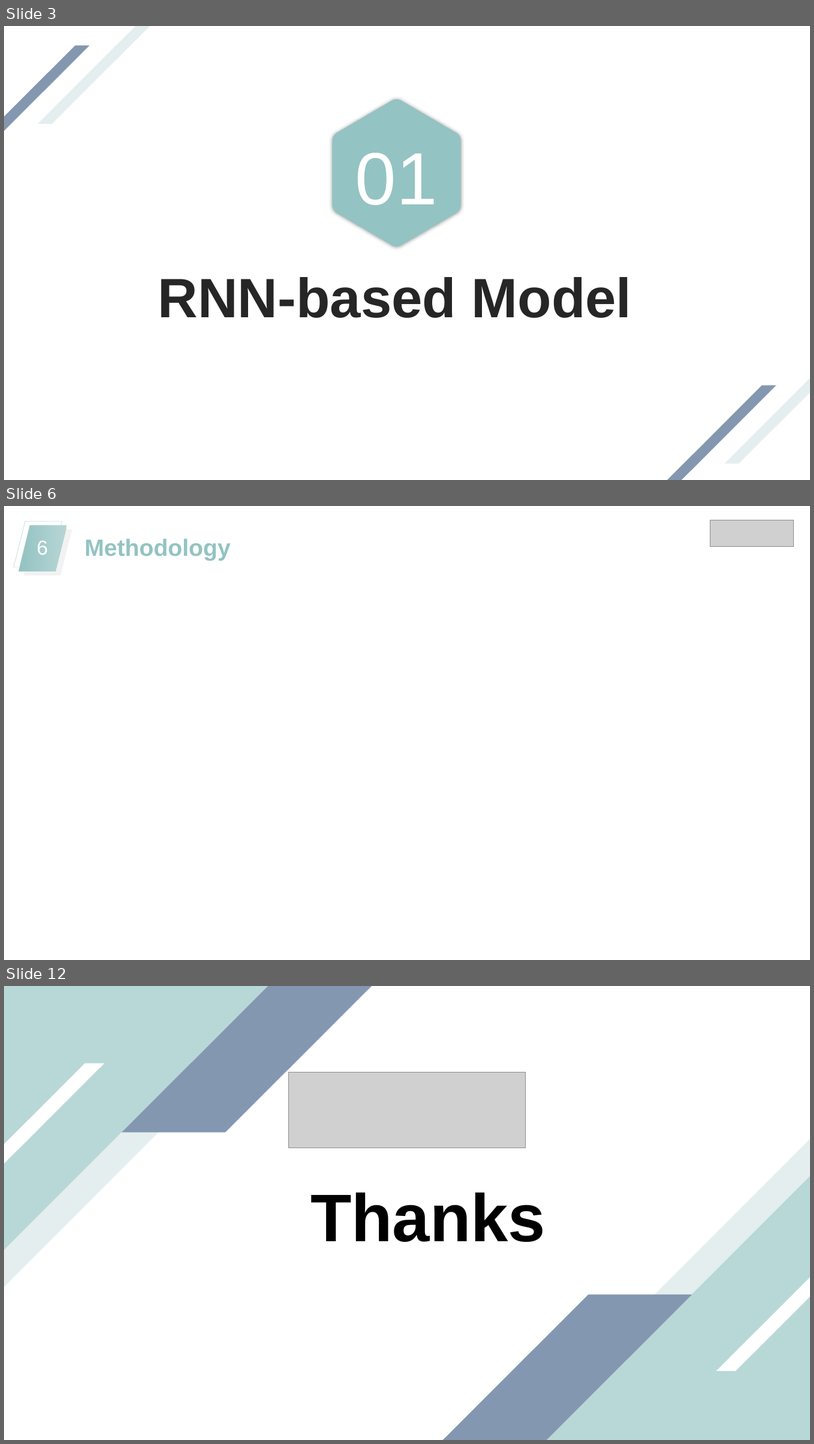
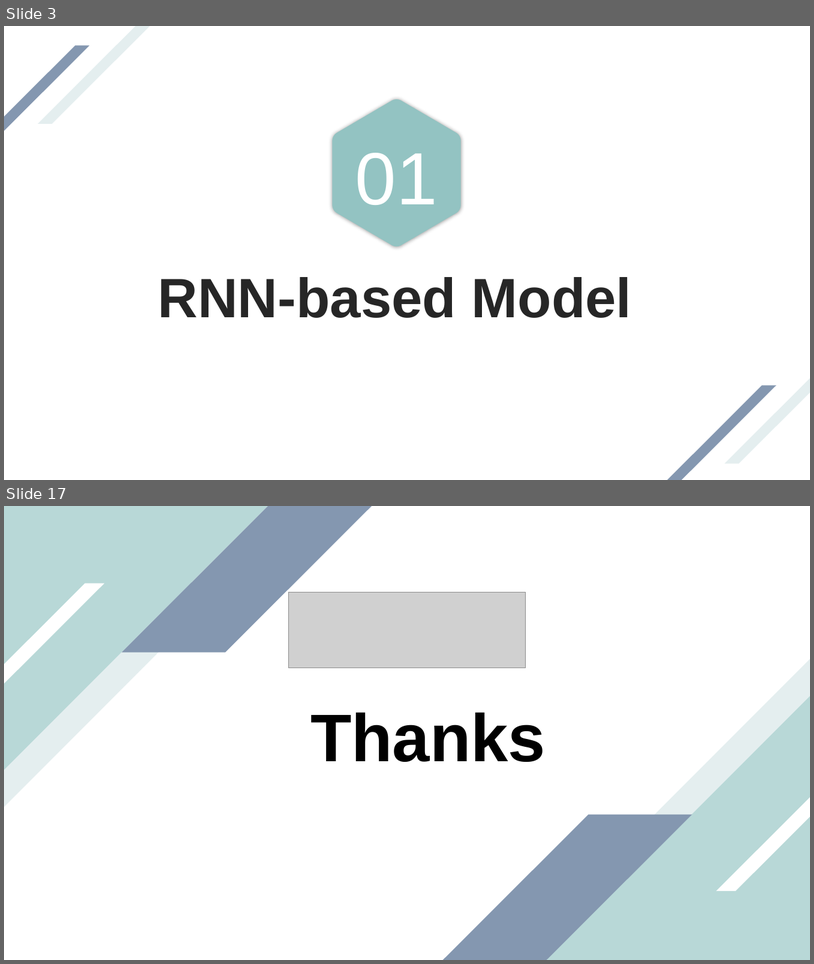
Before and after one commit to Rcrossmeister/CI, a slide deck: Pre/CI-Presentation-hongzijin.pptx. Shown one above the other, each under a label of ours: slides 3, 6 and 12 before the commit, slides 3 and 17 after it; the slides between them are not shown. The pictures are 814x1444 and 814x964 pixels, drawn with LibreOffice and Linux fonts; fonts in the diff are those of the drawing; grey boxes stand for pictures. Boxes give left, top, right and bottom in pixels: in the first picture for what was removed or moved away, otherwise in the second. Text is boxed around its words. In the diff, an @@ line names an element or a change of style, - is before the commit and + after.

```diff
--- a/Pre/CI-Presentation-hongzijin.pptx
+++ b/Pre/CI-Presentation-hongzijin.pptx
@@ slide 6 removed at [4, 506, 810, 960], background #FFFFFF @@
@@ parallelogram removed at [14, 521, 62, 567] @@
@@ picture removed at [711, 520, 794, 547] @@
@@ parallelogram removed at [18, 525, 67, 571] @@
@@ parallelogram removed at [24, 529, 72, 576] @@
@@ page number removed at [37, 541, 48, 555] @@
-6
@@ text removed at [84, 538, 231, 561] @@
-Methodology
@@ what was slide 12 is now slide 17 @@
```
Also in this commit, not shown: 1 slide changed, 12 slides added, 6 other slides removed, 15 other files.
